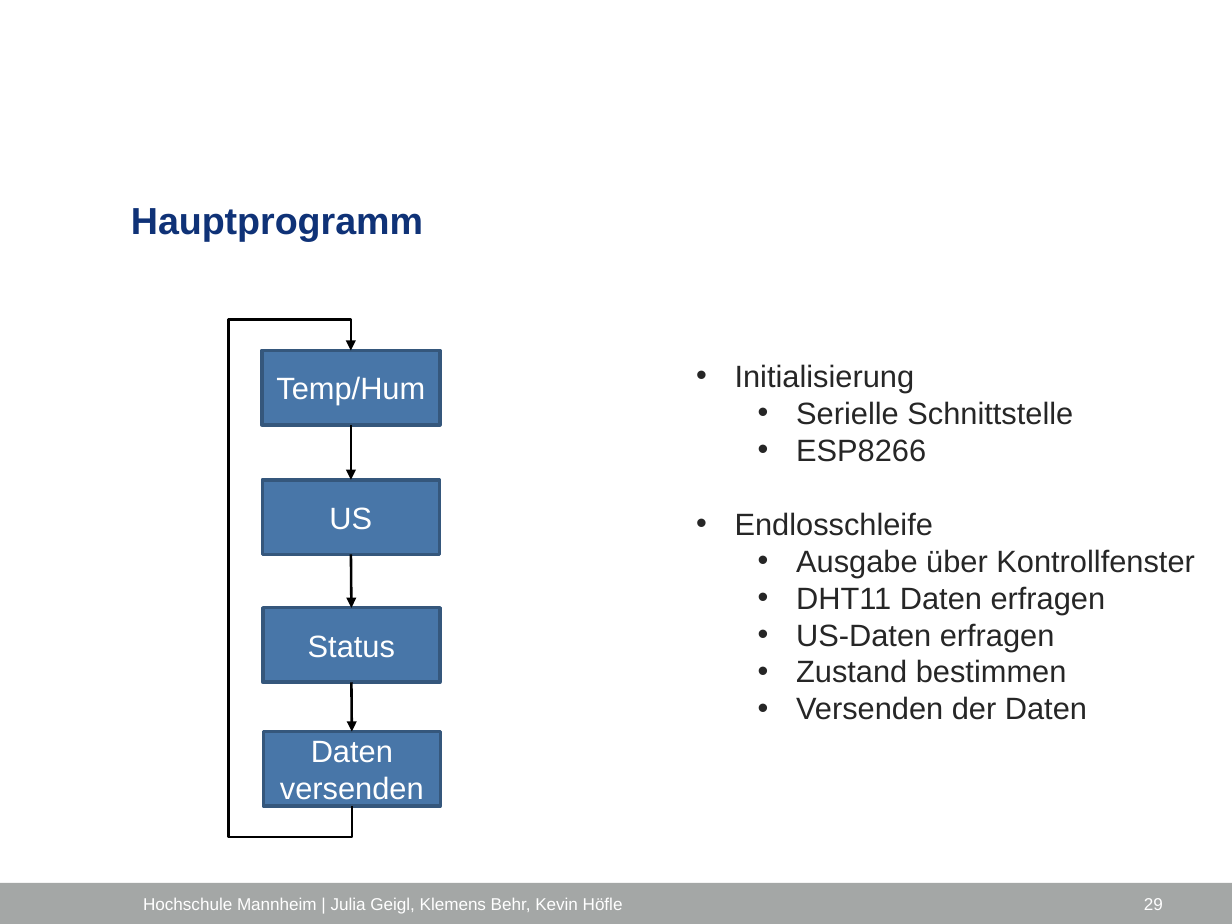
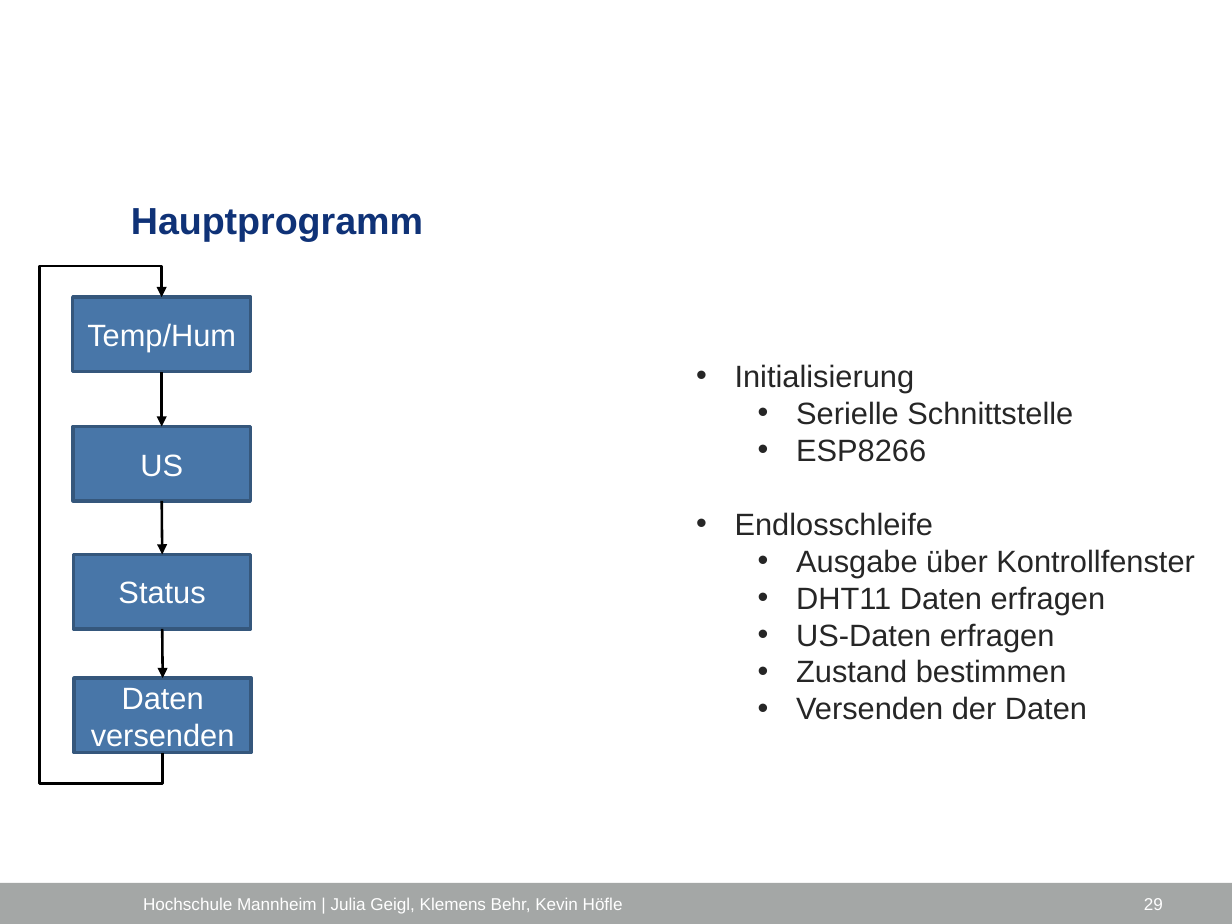
Before and after one commit to ProjektlaborEmbeddedSecurity/Presentation, a slide deck: slide 29 of PES_FH_VERS.pptx. Drawn at 1232x924 pixels with LibreOffice and Linux fonts; fonts in the diff are those of the drawing; background and template pictures are left out. Boxes give left, top, right and bottom in pixels: in the first picture for what was removed or moved away, otherwise in the second. Text is boxed around its words. In the diff, an @@ line names an element or a change of style, - is before the commit and + after.

```diff
--- a/PES_FH_VERS.pptx
+++ b/PES_FH_VERS.pptx
@@ 4 rectangles, 3 arrows, 1 elbow arrow: place and size @@
-4 rectangles, 3 arrows, 1 elbow arrow at (232, 319, 441, 837)
+4 rectangles, 3 arrows, 1 elbow arrow at (42, 266, 251, 784)
```
Also in this commit, not shown: 10 other slides changed, 1 slide added.
